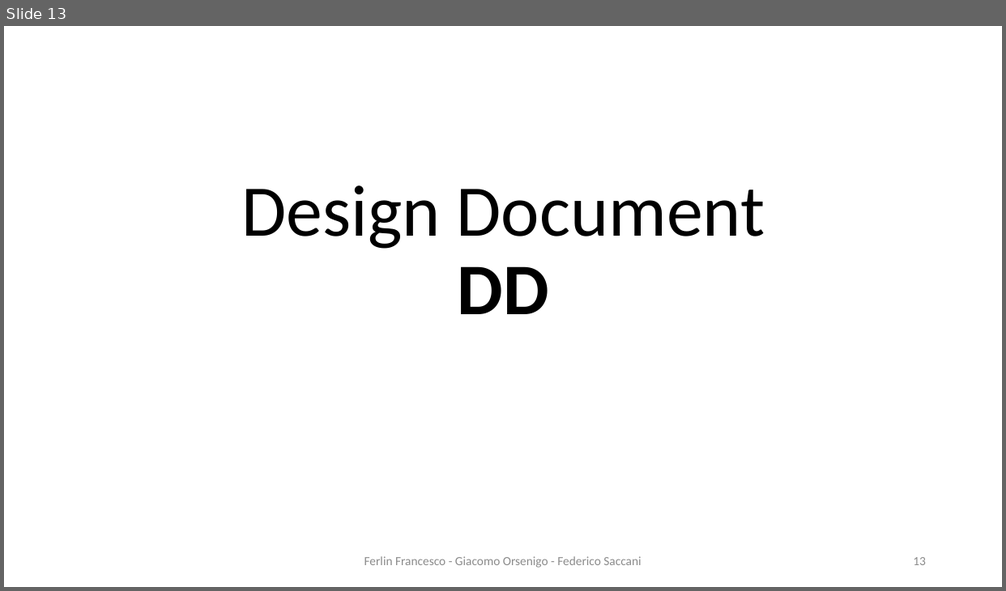
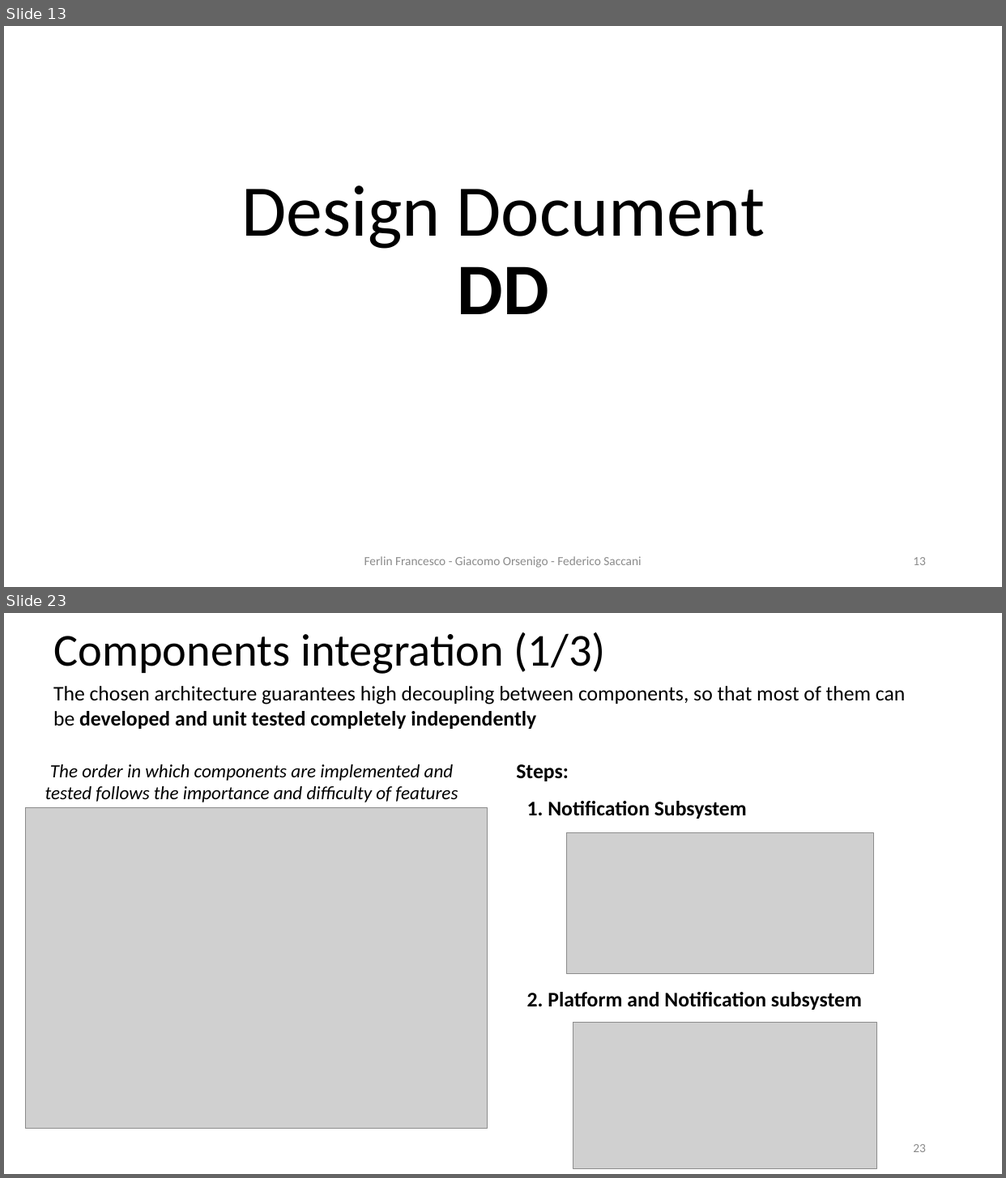
Before and after one commit to Furrrlo/CodeKataBattle, a slide deck: presentation/Presentation - Ferlin Orsenigo Saccani.pptx. Shown one above the other, each under a label of ours: slide 13 before the commit, slides 13 and 23 after it; the slides between them are not shown. The pictures are 1006x591 and 1006x1178 pixels, drawn with LibreOffice and Linux fonts; fonts in the diff are those of the drawing; grey boxes stand for pictures; background and template pictures are left out. Boxes give left, top, right and bottom in pixels: in the first picture for what was removed or moved away, otherwise in the second. Text is boxed around its words. In the diff, an @@ line names an element or a change of style, - is before the commit and + after.

```diff
--- a/presentation/Presentation - Ferlin Orsenigo Saccani.pptx
+++ b/presentation/Presentation - Ferlin Orsenigo Saccani.pptx
@@ slide 23 added at (x1=4, y1=613, x2=1002, y2=1174), background #FFFFFF @@
@@ title added at (x1=53, y1=632, x2=606, y2=674), 44 pt, text #000000 @@
+Components integration (1/3)
@@ text added at (x1=53, y1=686, x2=905, y2=729), 20 pt, text #000000 @@
+The chosen architecture guarantees high decoupling between components, so that most of them can be developed and unit tested completely independently
@@ text added at (x1=45, y1=764, x2=458, y2=803), 18 pt, text #000000, italic @@
+The order in which components are implemented and tested follows the importance and difficulty of features
@@ text added at (x1=516, y1=764, x2=569, y2=781), 20 pt, text #000000, bold @@
+Steps:
@@ text added at (x1=527, y1=801, x2=747, y2=819), 20 pt, text #000000, bold @@
+1. Notification Subsystem
@@ picture added at (x1=26, y1=808, x2=487, y2=1129) @@
@@ picture added at (x1=566, y1=833, x2=873, y2=974) @@
@@ text added at (x1=527, y1=992, x2=862, y2=1010), 20 pt, text #000000, bold @@
+2. Platform and Notification subsystem
@@ picture added at (x1=573, y1=1023, x2=876, y2=1169) @@
@@ page number added at (x1=913, y1=1144, x2=926, y2=1152), 12 pt, text #8C8C8C @@
+23
```
Also in this commit, not shown: 11 other slides added, 30 other files.
